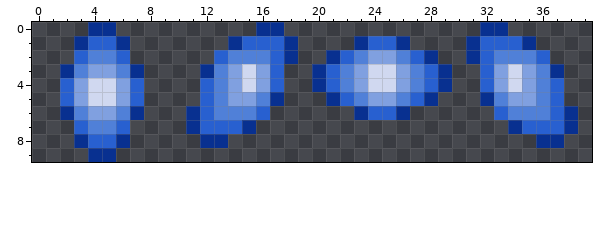
Edited in one commit: pixel-art sprite (agrajag/gfx/energy.png). The picture above was drawn from the file before the commit.
The file is 40x10 pixels. Colours within 5 levels of each other are drawn and written as one.
Now the later version:
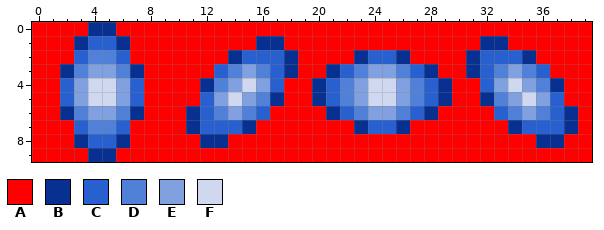
Palette (. is transparent): A #ff0000  B #083090  C #2860d0  D #5080d8  E #80a0e0  F #d0d8f0
From the commit log: Fixed energy projectile rotation.
Changes in this commit:
Changed rows in their new state; - is an unchanged pixel.
first column x 0:
 0 AAAA--AAAAAAAAAAAAAAAAAAAAAAAAAAAAAAAAAA
 1 AAA----AAAAAAAAABBAAAAAAAAAAAAAABBAAAAAA
 2 AAA----AAAAAAABCC--AAAABCCBAAAA--CCBAAAA
 3 AA------AAAAACDED-BAABCDEEDCBAAB-DEDCAAA
 4 AA------AAAAB-----AA----------AA-----BAA
 5 AA------AAAA-EF---AABCDEFFEDCBAA---FE-AA
 6 AA------AAA---E--AAAABCDEEDCBAAAA--E---A
 7 AAA----AAAA-----AAAAAAABCCBAAAAAAA-----A
 8 AAA----AAAAA--AAAAAAAAAAAAAAAAAAAAAA--AA
 9 AAAA--AAAAAAAAAAAAAAAAAAAAAAAAAAAAAAAAAA
